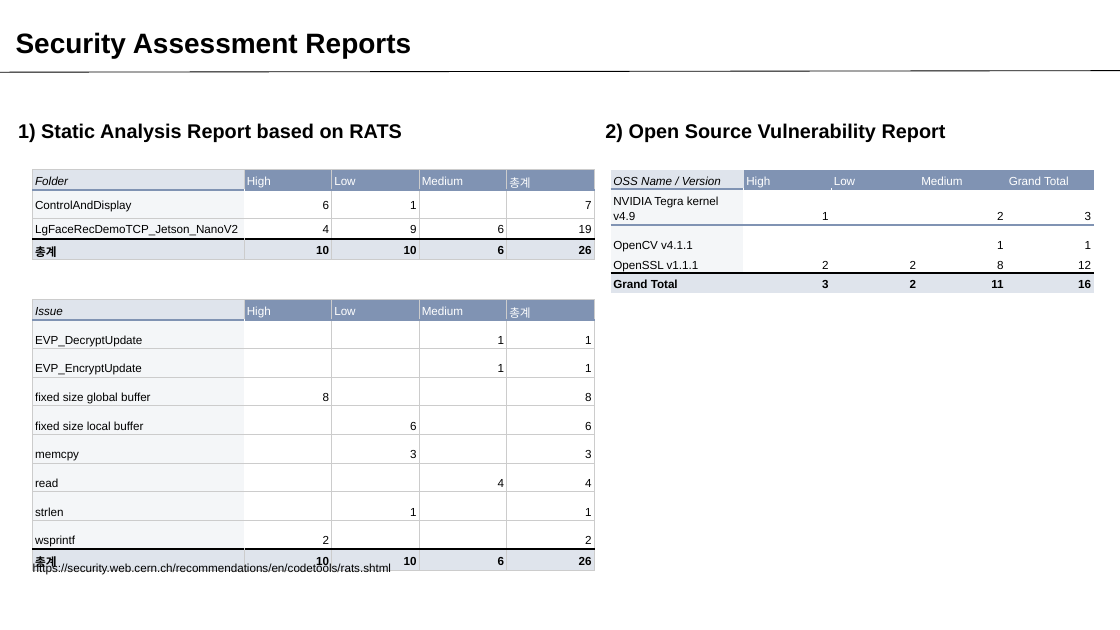
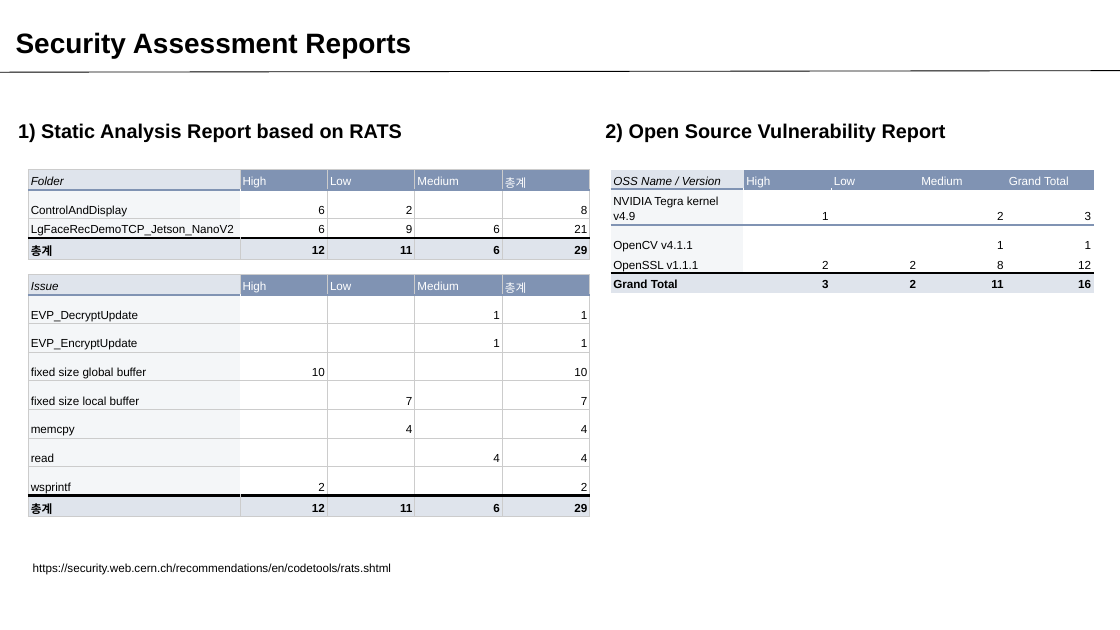
Before and after one commit to SWSS2021Team3/ProjectDocuments, a slide deck: slide 22 of Team3_Phase1_Presentation.pptx. Drawn at 1120x630 pixels with LibreOffice and Linux fonts; fonts in the diff are those of the drawing. Boxes give left, top, right and bottom in pixels: in the first picture for what was removed or moved away, otherwise in the second. Text is boxed around its words. In the diff, an @@ line names an element or a change of style, - is before the commit and + after.

```diff
--- a/Team3_Phase1_Presentation.pptx
+++ b/Team3_Phase1_Presentation.pptx
@@ table at [29,170,590,445] @@
-row 2, column 3: 1
+row 2, column 3: 2
-row 2, column 5: 7
+row 2, column 5: 8
-row 3, column 2: 4
+row 3, column 2: 6
-row 3, column 5: 19
+row 3, column 5: 21
-row 4: 총계 | 10 | 10 | 6 | 26
+row 4: 총계 | 12 | 11 | 6 | 29
@@ table: place and size @@
-table at [33,170,594,445]
+table at [29,170,590,445]
@@ table at [29,275,590,550] @@
-row 4, column 2: 8
+row 4, column 2: 10
-row 4, column 5: 8
+row 4, column 5: 10
-row 5, column 3: 6
+row 5, column 3: 7
-row 5, column 5: 6
+row 5, column 5: 7
-row 6, column 3: 3
+row 6, column 3: 4
-row 6, column 5: 3
+row 6, column 5: 4
-row 8: strlen |  | 1 |  | 1
-row 10: 총계 | 10 | 10 | 6 | 26
+row 9: 총계 | 12 | 11 | 6 | 29
@@ table: place and size @@
-table at [33,300,594,576]
+table at [29,275,590,550]
```
Also in this commit, not shown: 5 other slides changed, 12 other files.
